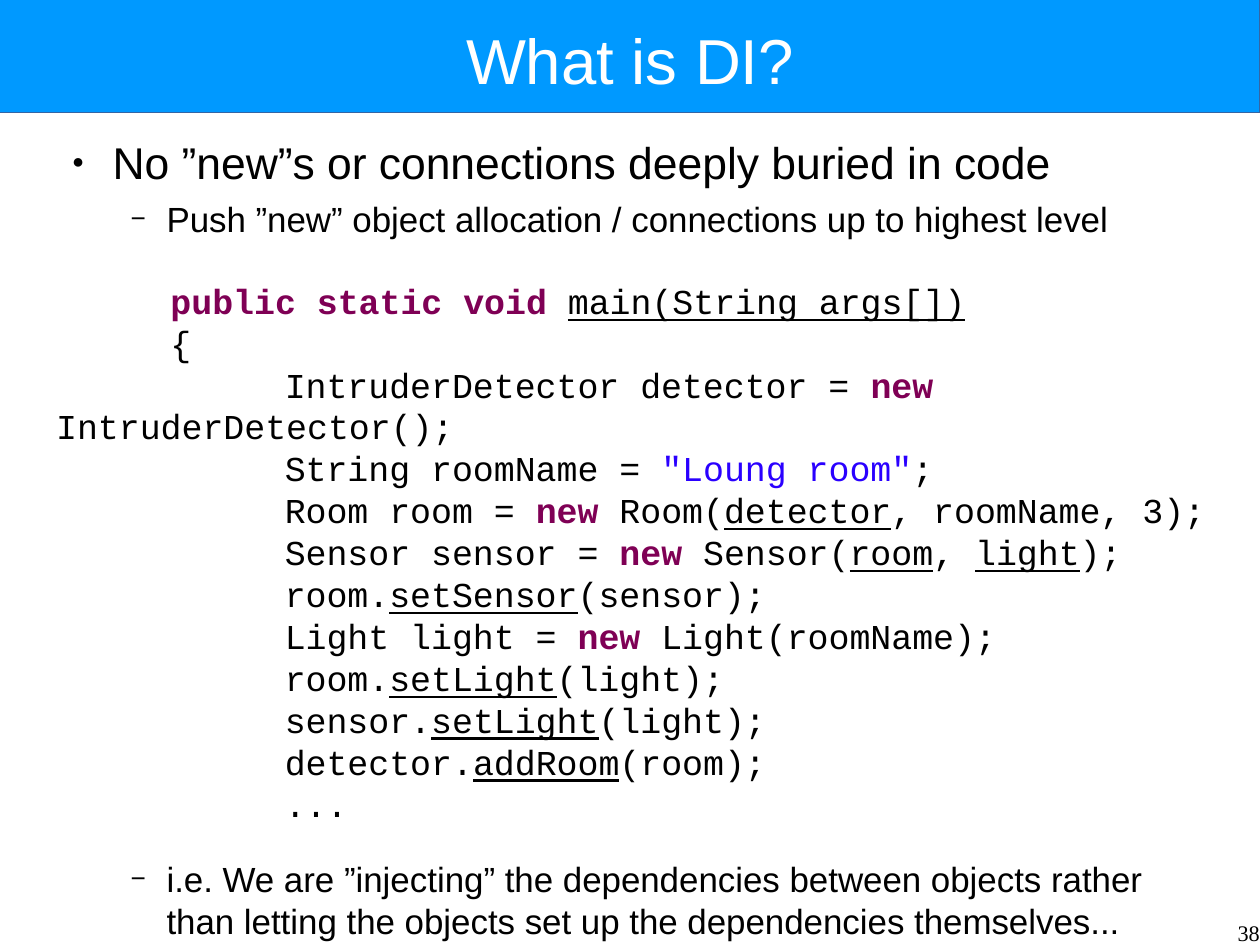
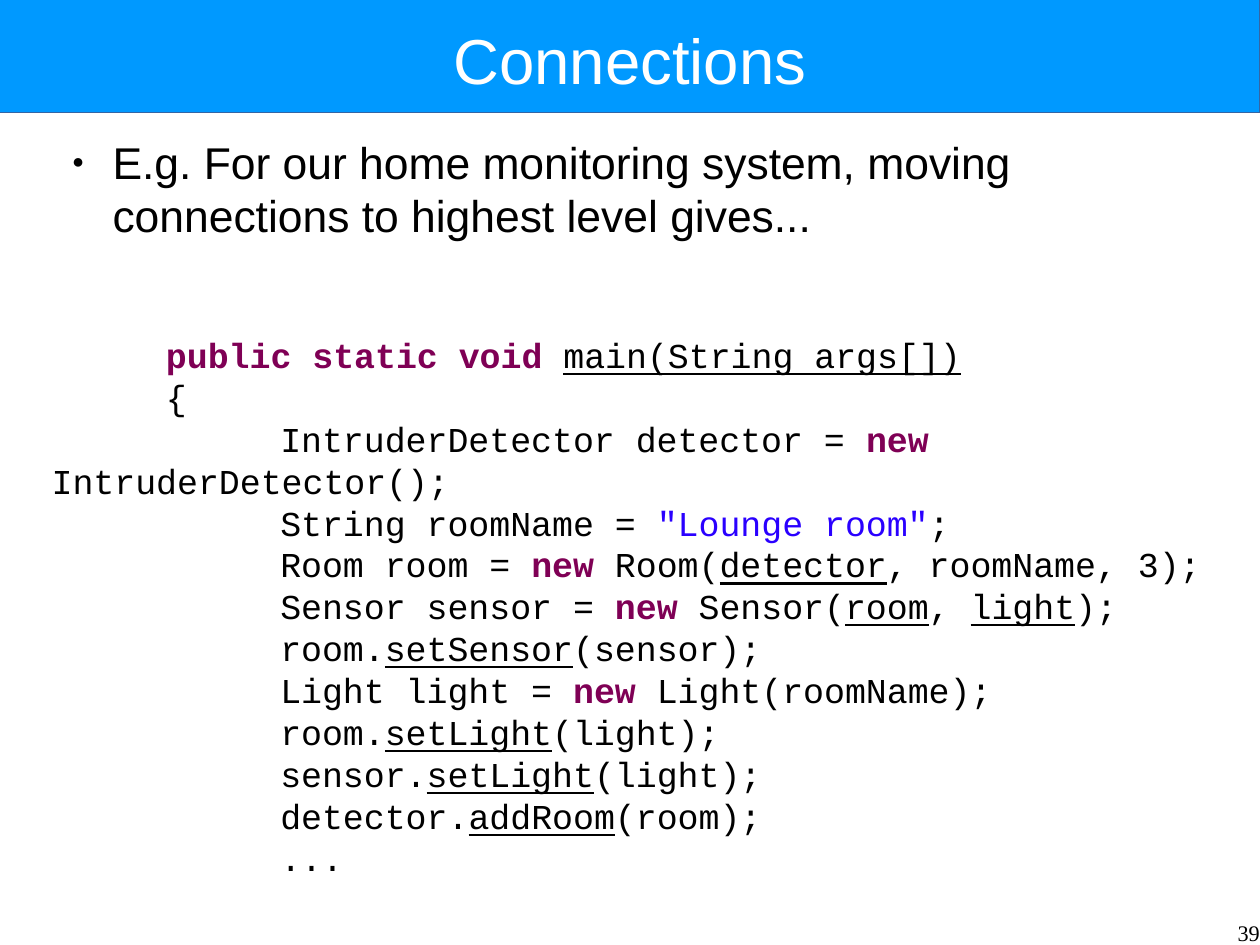
Before and after one commit to Intrinsarc/intrinsarc-evolve, a slide deck: slide 39 of Academic Work/lectures/components.odp (slide 38 before the commit). Drawn at 1260x945 pixels with LibreOffice and Linux fonts; fonts in the diff are those of the drawing. Boxes give left, top, right and bottom in pixels: in the first picture for what was removed or moved away, otherwise in the second. Text is boxed around its words. In the diff, an @@ line names an element or a change of style, - is before the commit and + after.

```diff
--- a/Academic Work/lectures/components.odp
+++ b/Academic Work/lectures/components.odp
@@ title at box(454, 38, 807, 85): text changed @@
-What is DI?
+Connections
@@ text at box(113, 146, 1010, 242): text changed; size 22 to 28 pt @@
-● No ”new”s or connections deeply buried in code
-  − Push ”new” object allocation / connections up to highest level
-  − i.e. We are ”injecting” the dependencies between objects rather than letting the objects set up the dependencies themselves...
+● E.g. For our home monitoring system, moving connections to highest level gives...
@@ text "public static void main(String args[])": place and size @@
-text "public static void main(String args[])" at box(56, 289, 1205, 741)
+text "public static void main(String args[])" at box(52, 343, 1201, 795)
@@ text at box(280, 511, 950, 544): text changed @@
-String roomName = "Loung room";
+String roomName = "Lounge room";
@@ page number at box(1238, 926, 1260, 942): text changed @@
-38
+39
```
Also in this commit, not shown: 3 other slides changed, 10 slides added, 10 slides removed, 1 other file.
